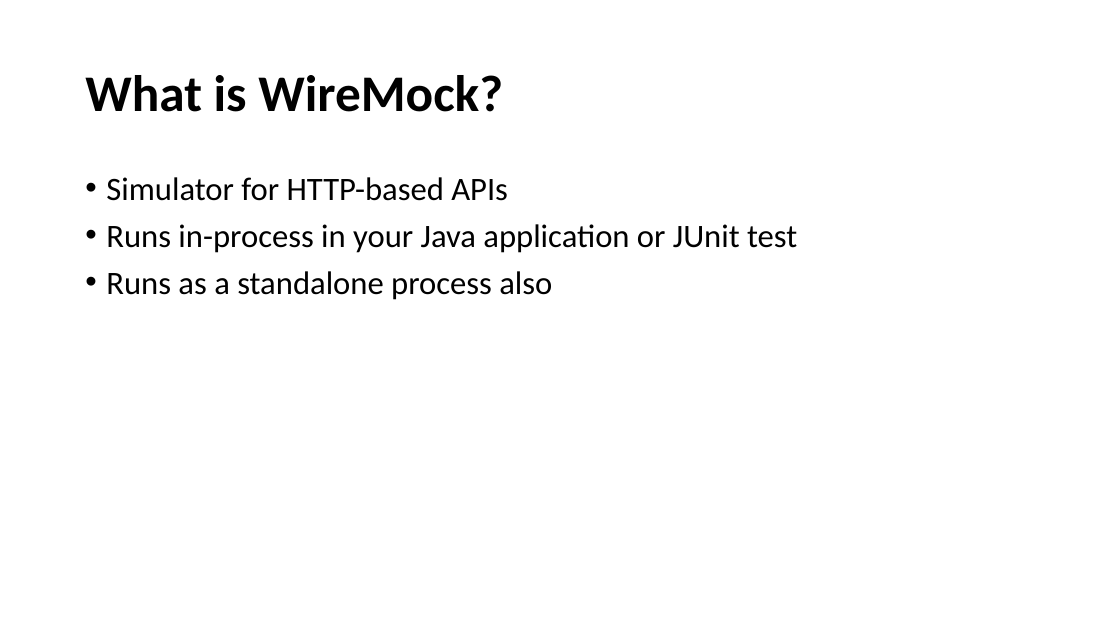
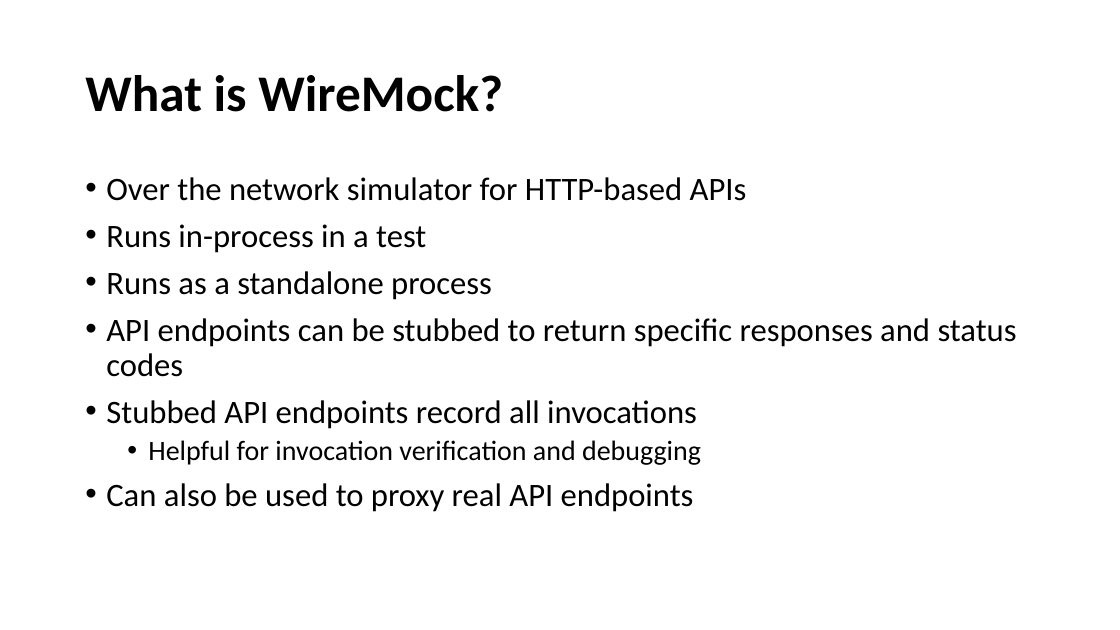
Before and after one commit to cebartling/test-driven, a slide deck: slide 2 of presentations/Introduction to WireMock.pptx. Drawn at 1120x630 pixels with LibreOffice and Linux fonts; fonts in the diff are those of the drawing. Boxes give left, top, right and bottom in pixels: in the first picture for what was removed or moved away, otherwise in the second. Text is boxed around its words. In the diff, an @@ line names an element or a change of style, - is before the commit and + after.

Commit message:
WireMock presentation updates

```diff
--- a/presentations/Introduction to WireMock.pptx
+++ b/presentations/Introduction to WireMock.pptx
@@ text at bbox=[106, 177, 1017, 512]: text changed @@
-• Simulator for HTTP-based APIs
-• Runs in-process in your Java application or JUnit test
-• Runs as a standalone process also
+• Over the network simulator for HTTP-based APIs
+• Runs in-process in a test
+• Runs as a standalone process
+• API endpoints can be stubbed to return specific responses and status codes
+• Stubbed API endpoints record all invocations
+  • Helpful for invocation verification and debugging
+• Can also be used to proxy real API endpoints
```
Also in this commit, not shown: 4 slides added.
